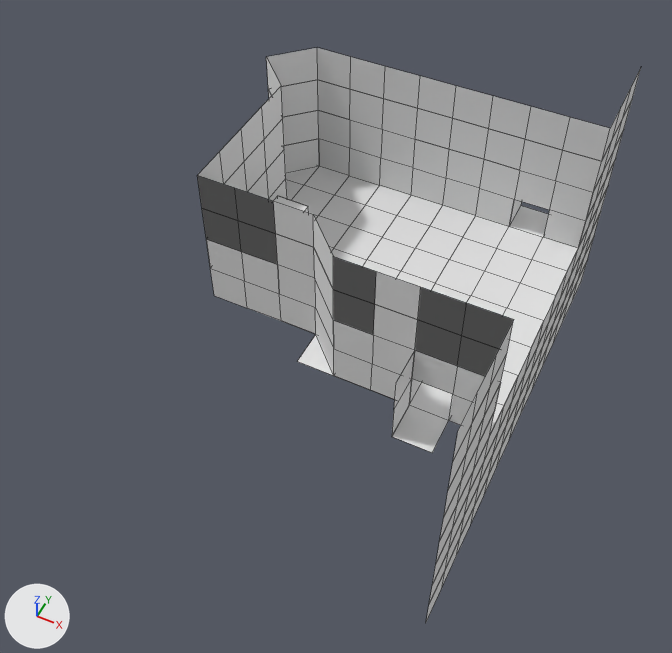
One commit to the Blender file source/blend files/room/unmp/anna_office.blend: the scene before it, then after it.
One viewpoint serves both versions: a camera (50 mm lens) standing at (3.9, -14.18, 17.67) and looking at (-3.6, 0.83, -1.09). Every picture has the same lights, and +X, +Y and +Z are marked at lower left. Mesh edges are drawn as thin lines.
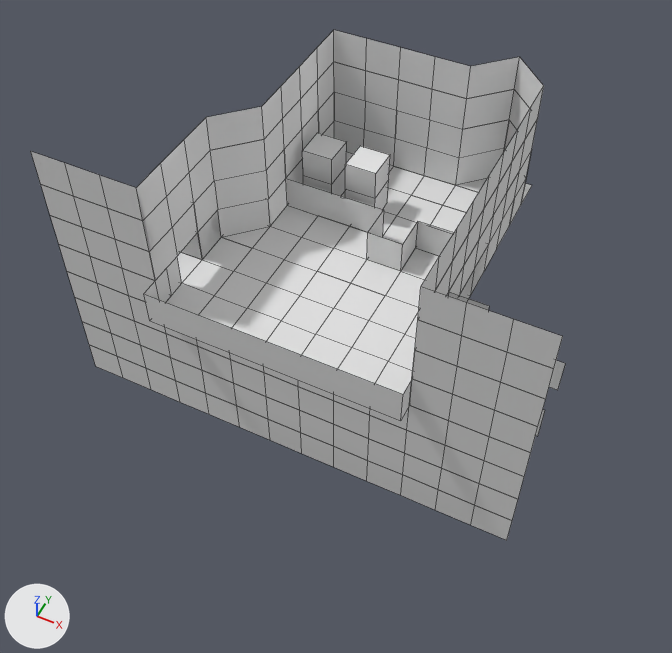
Changed parts and their boxes [x1, y1, x2, y2] in the pictures (672 x 653 px; the box of a moved part takes in the faces that stretch with it):
'Plane', reshaped, moved, turned: before [197, 48, 641, 622]; after [31, 30, 563, 540]
'Plane.001', added: after [144, 178, 565, 436]
part 1 of me_plane, deleted: before [197, 175, 238, 221]
part 2 of me_plane, moved or reshaped: before [202, 48, 531, 399]; after [184, 30, 544, 308]
'Cube', unchanged, uncovered by the edit: before [274, 196, 309, 213]; after [302, 133, 390, 210]

What changed in the scene script:
```text
Change me_plane:
    used by ob_plane; location = (0.0, 6.0, 0.0); scale = (0.5, 0.5, 0.5)
    remove me_plane.from_pydata(...)  # 707 vertices, 233 faces; spans x -15.0..3.0, y -21.0..5.0, z -8.0..8.0
    add me_plane.from_pydata(...)  # 712 vertices, 228 faces; spans x -15.0..3.0, y -21.0..5.0, z -8.0..8.0
    me_plane part 1: the loose piece of 4 vertices spanning x -13.0..-11.0, y -13.0, z 6.0..8.0 is deleted
    me_plane part 2
    19 vertices are removed from x -13.0..-3.0, y -15.0..-13.0, z 0.0..8.0
    57 faces are deleted
    10 vertices in x -5.0, y -15.0, z 0.0..8.0 move by (0.0, 2.0, 0.0)
    10 vertices are added at x -13.0..-3.0, y -15.0..-1.0, z 0.0
    18 new vertices lie (2.0, 0.0, 0.0) away from vertices in x -13.0..-5.0, y -13.0..-1.0, z 0.0..8.0
    53 new faces join them
Add me_plane_001:
    me_plane_001.from_pydata(...)  # 36 vertices, 16 faces; spans x -7.0..4.0, y -21.0..5.0, z 0.0..2.0
    me_plane_001.materials.append(mat_material_001)  # its picture is missing
Change ob_plane:
    ob_plane.location: (0.0, 6.0, 0.0) -> (0.0, 0.0, 0.0)
    ob_plane.rotation_euler: (0.0, 0.0, 0.0) -> (0.0, 0.0, -1.571)  # degrees (0, 0, 0) -> degrees (0, 0, -90)
Add ob_plane_001:
    ob_plane_001 = bpy.data.objects.new('Plane.001', me_plane_001)
    ob_plane_001.location = (0.0, 0.0, 0.0)
    ob_plane_001.rotation_euler = (0.0, 0.0, -1.571)  # degrees (0, 0, -90)
    ob_plane_001.scale = (0.5, 0.5, 0.5)
```
